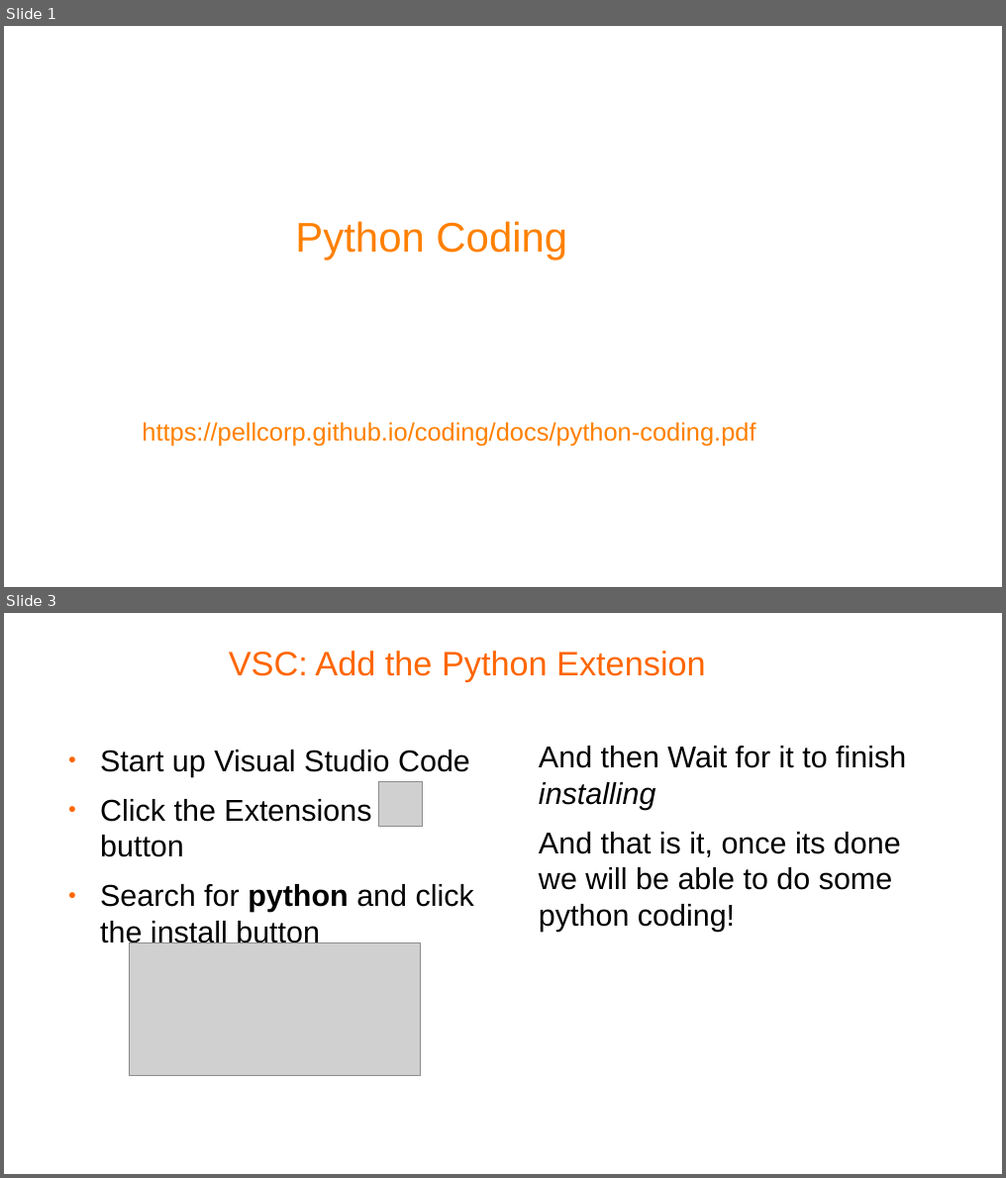
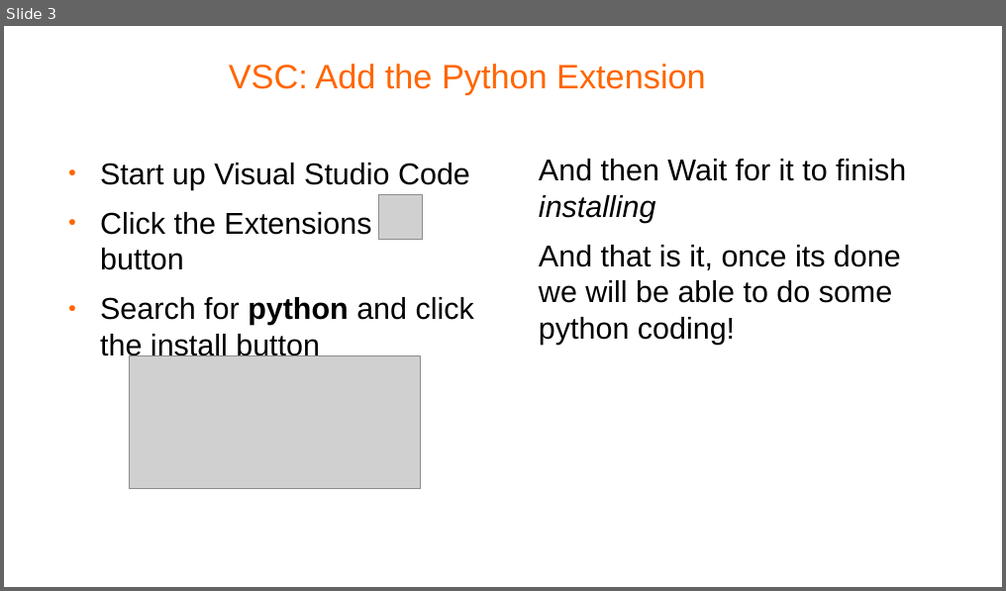
Before and after one commit to pellcorp/coding, a slide deck: docs/python-coding-vsc.odp. Shown one above the other, each under a label of ours: slides 1 and 3 before the commit, slide 3 after it; the slides between them are not shown. The pictures are 1006x1178 and 1006x591 pixels, drawn with LibreOffice and Linux fonts; fonts in the diff are those of the drawing; grey boxes stand for pictures; background and template pictures are left out. Boxes give left, top, right and bottom in pixels: in the first picture for what was removed or moved away, otherwise in the second. Text is boxed around its words. In the diff, an @@ line names an element or a change of style, - is before the commit and + after.

```diff
--- a/docs/python-coding-vsc.odp
+++ b/docs/python-coding-vsc.odp
@@ slide 1 removed at bbox=[4, 26, 1002, 587], background #FFFFFF @@
@@ title removed at bbox=[295, 221, 567, 260] @@
-Python Coding
@@ title removed at bbox=[142, 422, 755, 447] @@
-https://pellcorp.github.io/coding/docs/python-coding.pdf
```
Also in this commit, not shown: 1 slide changed, 1 slide added, 1 other file.
